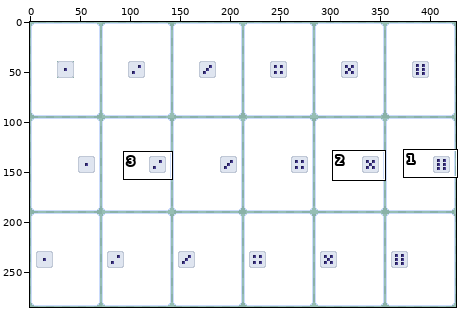
Two versions of one pixel-art file, assets/asperite/dice_on_cards.aseprite. Above: a wide view before the commit, with the close-up outlined.
Close-up. First the earlier version:
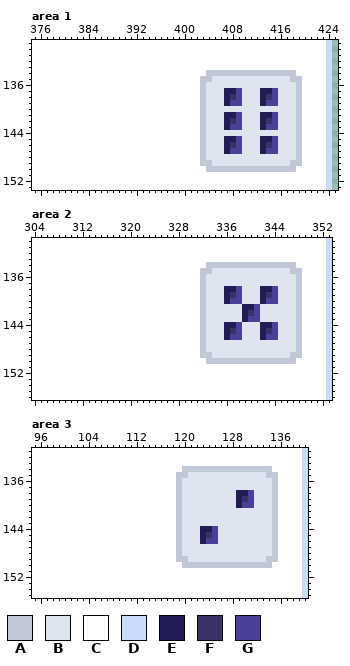
426x285 pixels, 1 frame. Shown: area 1: x 375..425, y 129..153; area 2: x 304..353, y 130..156; area 3: x 95..140, y 131..155. The commit also changed other parts of the picture, which this record leaves out.
Visible layers, top first: "Layer 2", "center".
Palette (. is transparent): A #c0c8d6  B #dfe5f0  C #ffffff  D #cbdbfc  E #211c56  F #383268  G #4b4097
Pixels before, area 1, first column x 375:
129 CCCCCCCCCCCCCCCCCCCCCCCCCCCCCCCCCCCCCCCCCCCCCCCCCD
130 CCCCCCCCCCCCCCCCCCCCCCCCCCCCCCCCCCCCCCCCCCCCCCCCCD
131 CCCCCCCCCCCCCCCCCCCCCCCCCCCCCCCCCCCCCCCCCCCCCCCCCD
132 CCCCCCCCCCCCCCCCCCCCCCCCCCCCCCCCCCCCCCCCCCCCCCCCCD
133 CCCCCCCCCCCCCCCCCCCCCCCCCCCCCCCCCCCCCCCCCCCCCCCCCD
134 CCCCCCCCCCCCCCCCCCCCCCCCCCCCCAAAAAAAAAAAAAAACCCCCD
135 CCCCCCCCCCCCCCCCCCCCCCCCCCCCAABBBBBBBBBBBBBAACCCCD
136 CCCCCCCCCCCCCCCCCCCCCCCCCCCCABBBBBBBBBBBBBBBACCCCD
137 CCCCCCCCCCCCCCCCCCCCCCCCCCCCABBBEEGBBBEEGBBBACCCCD
138 CCCCCCCCCCCCCCCCCCCCCCCCCCCCABBBEFGBBBEFGBBBACCCCD
139 CCCCCCCCCCCCCCCCCCCCCCCCCCCCABBBEGGBBBEGGBBBACCCCD
140 CCCCCCCCCCCCCCCCCCCCCCCCCCCCABBBBBBBBBBBBBBBACCCCD
141 CCCCCCCCCCCCCCCCCCCCCCCCCCCCABBBEEGBBBEEGBBBACCCCD
142 CCCCCCCCCCCCCCCCCCCCCCCCCCCCABBBEFGBBBEFGBBBACCCCD
143 CCCCCCCCCCCCCCCCCCCCCCCCCCCCABBBEGGBBBEGGBBBACCCCD
144 CCCCCCCCCCCCCCCCCCCCCCCCCCCCABBBBBBBBBBBBBBBACCCCD
145 CCCCCCCCCCCCCCCCCCCCCCCCCCCCABBBEEGBBBEEGBBBACCCCD
146 CCCCCCCCCCCCCCCCCCCCCCCCCCCCABBBEFGBBBEFGBBBACCCCD
147 CCCCCCCCCCCCCCCCCCCCCCCCCCCCABBBEGGBBBEGGBBBACCCCD
148 CCCCCCCCCCCCCCCCCCCCCCCCCCCCABBBBBBBBBBBBBBBACCCCD
149 CCCCCCCCCCCCCCCCCCCCCCCCCCCCAABBBBBBBBBBBBBAACCCCD
150 CCCCCCCCCCCCCCCCCCCCCCCCCCCCCAAAAAAAAAAAAAAACCCCCD
151 CCCCCCCCCCCCCCCCCCCCCCCCCCCCCCCCCCCCCCCCCCCCCCCCCD
152 CCCCCCCCCCCCCCCCCCCCCCCCCCCCCCCCCCCCCCCCCCCCCCCCCD
153 CCCCCCCCCCCCCCCCCCCCCCCCCCCCCCCCCCCCCCCCCCCCCCCCCD
Pixels before, area 2, first column x 304:
130 CCCCCCCCCCCCCCCCCCCCCCCCCCCCCCCCCCCCCCCCCCCCCCCCCD
131 CCCCCCCCCCCCCCCCCCCCCCCCCCCCCCCCCCCCCCCCCCCCCCCCCD
132 CCCCCCCCCCCCCCCCCCCCCCCCCCCCCCCCCCCCCCCCCCCCCCCCCD
133 CCCCCCCCCCCCCCCCCCCCCCCCCCCCCCCCCCCCCCCCCCCCCCCCCD
134 CCCCCCCCCCCCCCCCCCCCCCCCCCCCCAAAAAAAAAAAAAAACCCCCD
135 CCCCCCCCCCCCCCCCCCCCCCCCCCCCAABBBBBBBBBBBBBAACCCCD
136 CCCCCCCCCCCCCCCCCCCCCCCCCCCCABBBBBBBBBBBBBBBACCCCD
137 CCCCCCCCCCCCCCCCCCCCCCCCCCCCABBBBBBBBBBBBBBBACCCCD
138 CCCCCCCCCCCCCCCCCCCCCCCCCCCCABBBEEGBBBEEGBBBACCCCD
139 CCCCCCCCCCCCCCCCCCCCCCCCCCCCABBBEFGBBBEFGBBBACCCCD
140 CCCCCCCCCCCCCCCCCCCCCCCCCCCCABBBEGGBBBEGGBBBACCCCD
141 CCCCCCCCCCCCCCCCCCCCCCCCCCCCABBBBBBEEGBBBBBBACCCCD
142 CCCCCCCCCCCCCCCCCCCCCCCCCCCCABBBBBBEFGBBBBBBACCCCD
143 CCCCCCCCCCCCCCCCCCCCCCCCCCCCABBBBBBEGGBBBBBBACCCCD
144 CCCCCCCCCCCCCCCCCCCCCCCCCCCCABBBEEGBBBEEGBBBACCCCD
145 CCCCCCCCCCCCCCCCCCCCCCCCCCCCABBBEFGBBBEFGBBBACCCCD
146 CCCCCCCCCCCCCCCCCCCCCCCCCCCCABBBEGGBBBEGGBBBACCCCD
147 CCCCCCCCCCCCCCCCCCCCCCCCCCCCABBBBBBBBBBBBBBBACCCCD
148 CCCCCCCCCCCCCCCCCCCCCCCCCCCCABBBBBBBBBBBBBBBACCCCD
149 CCCCCCCCCCCCCCCCCCCCCCCCCCCCAABBBBBBBBBBBBBAACCCCD
150 CCCCCCCCCCCCCCCCCCCCCCCCCCCCCAAAAAAAAAAAAAAACCCCCD
151 CCCCCCCCCCCCCCCCCCCCCCCCCCCCCCCCCCCCCCCCCCCCCCCCCD
152 CCCCCCCCCCCCCCCCCCCCCCCCCCCCCCCCCCCCCCCCCCCCCCCCCD
153 CCCCCCCCCCCCCCCCCCCCCCCCCCCCCCCCCCCCCCCCCCCCCCCCCD
154 CCCCCCCCCCCCCCCCCCCCCCCCCCCCCCCCCCCCCCCCCCCCCCCCCD
155 CCCCCCCCCCCCCCCCCCCCCCCCCCCCCCCCCCCCCCCCCCCCCCCCCD
156 CCCCCCCCCCCCCCCCCCCCCCCCCCCCCCCCCCCCCCCCCCCCCCCCCD
Pixels before, area 3, first column x 95:
131 CCCCCCCCCCCCCCCCCCCCCCCCCCCCCCCCCCCCCCCCCCCCCD
132 CCCCCCCCCCCCCCCCCCCCCCCCCCCCCCCCCCCCCCCCCCCCCD
133 CCCCCCCCCCCCCCCCCCCCCCCCCCCCCCCCCCCCCCCCCCCCCD
134 CCCCCCCCCCCCCCCCCCCCCCCCCAAAAAAAAAAAAAAACCCCCD
135 CCCCCCCCCCCCCCCCCCCCCCCCAABBBBBBBBBBBBBAACCCCD
136 CCCCCCCCCCCCCCCCCCCCCCCCABBBBBBBBBBBBBBBACCCCD
137 CCCCCCCCCCCCCCCCCCCCCCCCABBBBBBBBBBBBBBBACCCCD
138 CCCCCCCCCCCCCCCCCCCCCCCCABBBBBBBBBEEGBBBACCCCD
139 CCCCCCCCCCCCCCCCCCCCCCCCABBBBBBBBBEFGBBBACCCCD
140 CCCCCCCCCCCCCCCCCCCCCCCCABBBBBBBBBEGGBBBACCCCD
141 CCCCCCCCCCCCCCCCCCCCCCCCABBBBBBBBBBBBBBBACCCCD
142 CCCCCCCCCCCCCCCCCCCCCCCCABBBBBBBBBBBBBBBACCCCD
143 CCCCCCCCCCCCCCCCCCCCCCCCABBBBBBBBBBBBBBBACCCCD
144 CCCCCCCCCCCCCCCCCCCCCCCCABBBEEGBBBBBBBBBACCCCD
145 CCCCCCCCCCCCCCCCCCCCCCCCABBBEFGBBBBBBBBBACCCCD
146 CCCCCCCCCCCCCCCCCCCCCCCCABBBEGGBBBBBBBBBACCCCD
147 CCCCCCCCCCCCCCCCCCCCCCCCABBBBBBBBBBBBBBBACCCCD
148 CCCCCCCCCCCCCCCCCCCCCCCCABBBBBBBBBBBBBBBACCCCD
149 CCCCCCCCCCCCCCCCCCCCCCCCAABBBBBBBBBBBBBAACCCCD
150 CCCCCCCCCCCCCCCCCCCCCCCCCAAAAAAAAAAAAAAACCCCCD
151 CCCCCCCCCCCCCCCCCCCCCCCCCCCCCCCCCCCCCCCCCCCCCD
152 CCCCCCCCCCCCCCCCCCCCCCCCCCCCCCCCCCCCCCCCCCCCCD
153 CCCCCCCCCCCCCCCCCCCCCCCCCCCCCCCCCCCCCCCCCCCCCD
154 CCCCCCCCCCCCCCCCCCCCCCCCCCCCCCCCCCCCCCCCCCCCCD
155 CCCCCCCCCCCCCCCCCCCCCCCCCCCCCCCCCCCCCCCCCCCCCD
Now the later version:
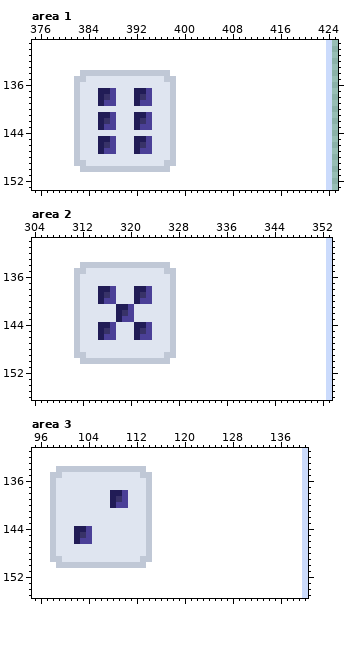
From old to new:
Changed rows in their new state; - is an unchanged pixel.
Area 1, layer "Flattened":
first column x 382:
134 -AAAAAAAAAAAAAAA------CCCCCCCCCCCCCCC-
135 AABBBBBBBBBBBBBAA----CCCCCCCCCCCCCCCCC
136 ABBBBBBBBBBBBBBBA----CCCCCCCCCCCCCCCCC
137 ABBBEEGBBBEEGBBBA----CCCCCCCCCCCCCCCCC
138 ABBBEFGBBBEFGBBBA----CCCCCCCCCCCCCCCCC
139 ABBBEGGBBBEGGBBBA----CCCCCCCCCCCCCCCCC
140 ABBBBBBBBBBBBBBBA----CCCCCCCCCCCCCCCCC
141 ABBBEEGBBBEEGBBBA----CCCCCCCCCCCCCCCCC
142 ABBBEFGBBBEFGBBBA----CCCCCCCCCCCCCCCCC
143 ABBBEGGBBBEGGBBBA----CCCCCCCCCCCCCCCCC
144 ABBBBBBBBBBBBBBBA----CCCCCCCCCCCCCCCCC
145 ABBBEEGBBBEEGBBBA----CCCCCCCCCCCCCCCCC
146 ABBBEFGBBBEFGBBBA----CCCCCCCCCCCCCCCCC
147 ABBBEGGBBBEGGBBBA----CCCCCCCCCCCCCCCCC
148 ABBBBBBBBBBBBBBBA----CCCCCCCCCCCCCCCCC
149 AABBBBBBBBBBBBBAA----CCCCCCCCCCCCCCCCC
150 -AAAAAAAAAAAAAAA------CCCCCCCCCCCCCCC-
Area 2, layer "Flattened":
first column x 311:
134 -AAAAAAAAAAAAAAA------CCCCCCCCCCCCCCC-
135 AABBBBBBBBBBBBBAA----CCCCCCCCCCCCCCCCC
136 ABBBBBBBBBBBBBBBA----CCCCCCCCCCCCCCCCC
137 ABBBBBBBBBBBBBBBA----CCCCCCCCCCCCCCCCC
138 ABBBEEGBBBEEGBBBA----CCCCCCCCCCCCCCCCC
139 ABBBEFGBBBEFGBBBA----CCCCCCCCCCCCCCCCC
140 ABBBEGGBBBEGGBBBA----CCCCCCCCCCCCCCCCC
141 ABBBBBBEEGBBBBBBA----CCCCCCCCCCCCCCCCC
142 ABBBBBBEFGBBBBBBA----CCCCCCCCCCCCCCCCC
143 ABBBBBBEGGBBBBBBA----CCCCCCCCCCCCCCCCC
144 ABBBEEGBBBEEGBBBA----CCCCCCCCCCCCCCCCC
145 ABBBEFGBBBEFGBBBA----CCCCCCCCCCCCCCCCC
146 ABBBEGGBBBEGGBBBA----CCCCCCCCCCCCCCCCC
147 ABBBBBBBBBBBBBBBA----CCCCCCCCCCCCCCCCC
148 ABBBBBBBBBBBBBBBA----CCCCCCCCCCCCCCCCC
149 AABBBBBBBBBBBBBAA----CCCCCCCCCCCCCCCCC
150 -AAAAAAAAAAAAAAA------CCCCCCCCCCCCCCC-
Area 3, layer "Flattened":
first column x 98:
134 -AAAAAAAAAAAAAAA------CCCCCCCCCCCCCCC-
135 AABBBBBBBBBBBBBAA----CCCCCCCCCCCCCCCCC
136 ABBBBBBBBBBBBBBBA----CCCCCCCCCCCCCCCCC
137 ABBBBBBBBBBBBBBBA----CCCCCCCCCCCCCCCCC
138 ABBBBBBBBBEEGBBBA----CCCCCCCCCCCCCCCCC
139 ABBBBBBBBBEFGBBBA----CCCCCCCCCCCCCCCCC
140 ABBBBBBBBBEGGBBBA----CCCCCCCCCCCCCCCCC
141 ABBBBBBBBBBBBBBBA----CCCCCCCCCCCCCCCCC
142 ABBBBBBBBBBBBBBBA----CCCCCCCCCCCCCCCCC
143 ABBBBBBBBBBBBBBBA----CCCCCCCCCCCCCCCCC
144 ABBBEEGBBBBBBBBBA----CCCCCCCCCCCCCCCCC
145 ABBBEFGBBBBBBBBBA----CCCCCCCCCCCCCCCCC
146 ABBBEGGBBBBBBBBBA----CCCCCCCCCCCCCCCCC
147 ABBBBBBBBBBBBBBBA----CCCCCCCCCCCCCCCCC
148 ABBBBBBBBBBBBBBBA----CCCCCCCCCCCCCCCCC
149 AABBBBBBBBBBBBBAA----CCCCCCCCCCCCCCCCC
150 -AAAAAAAAAAAAAAA------CCCCCCCCCCCCCCC-
Pixel boxes of the changes (left, top, right, bottom) in both close-ups:
changed: (74, 70, 176, 172)
changed: (200, 70, 302, 172)
changed: (74, 262, 176, 364)
changed: (200, 262, 302, 364)
changed: (50, 466, 152, 568)
changed: (176, 466, 278, 568)
